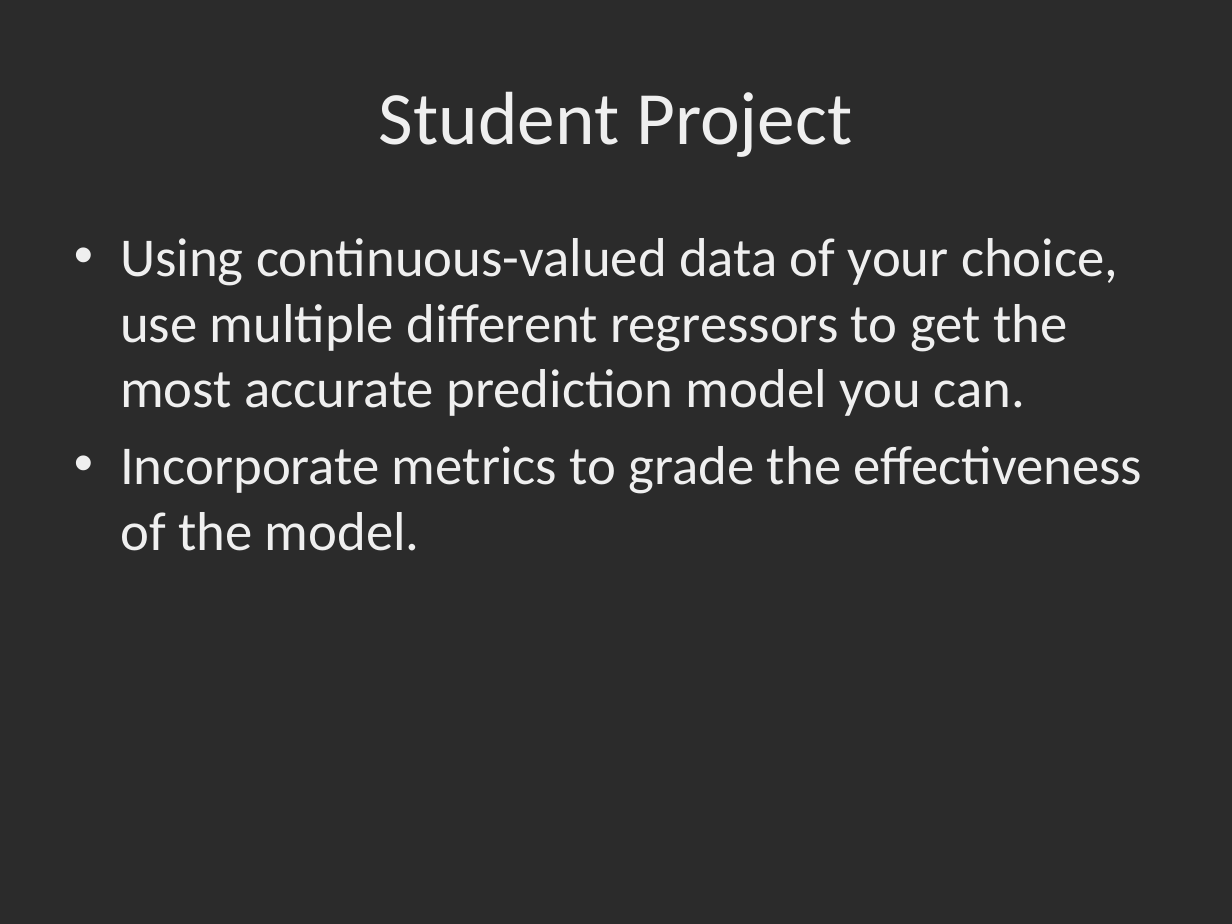
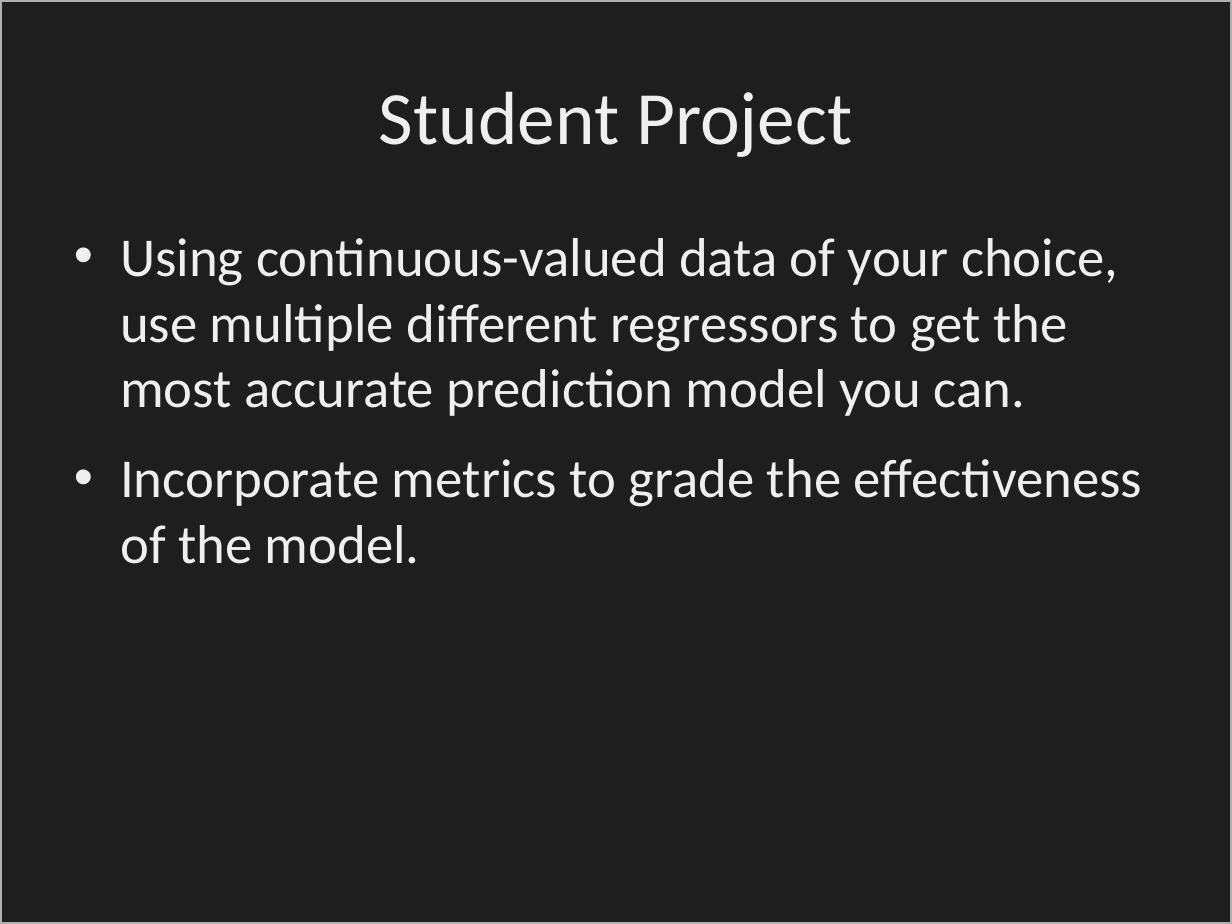
Before and after one commit to dbowmans46/PracticalProgramming, a slide deck: slide 23 of Session 7 - Python/Instructional Material/Machine Learning Slides/Session 7 - Python ML 11: Review and Project for Regressors.odp (slide 14 before the commit). Drawn at 1232x924 pixels with LibreOffice and Linux fonts; fonts in the diff are those of the drawing; background and template pictures are left out; a plain dark background stands for a picture behind light text. Boxes give left, top, right and bottom in pixels: in the first picture for what was removed or moved away, otherwise in the second. Text is boxed around its words. In the diff, an @@ line names an element or a change of style, - is before the commit and + after.

Commit message:
Finished slides and code for regressor review with toy data.

```diff
--- a/Session 7 - Python/Instructional Material/Machine Learning Slides/Session 7 - Python ML 11: Review and Project for Regressors.odp
+++ b/Session 7 - Python/Instructional Material/Machine Learning Slides/Session 7 - Python ML 11: Review and Project for Regressors.odp
@@ rectangle added at (x1=0, y1=0, x2=1232, y2=924), fill #181818 at 68% opacity, outline #B0B0B0 2.01 pt @@
@@ text "Using continuous-valued data of your ..." at (x1=120, y1=238, x2=1143, y2=564): more space between paragraphs @@
```
Also in this commit, not shown: 7 other slides changed, 9 slides added, 1 slide removed, 1 other file.
